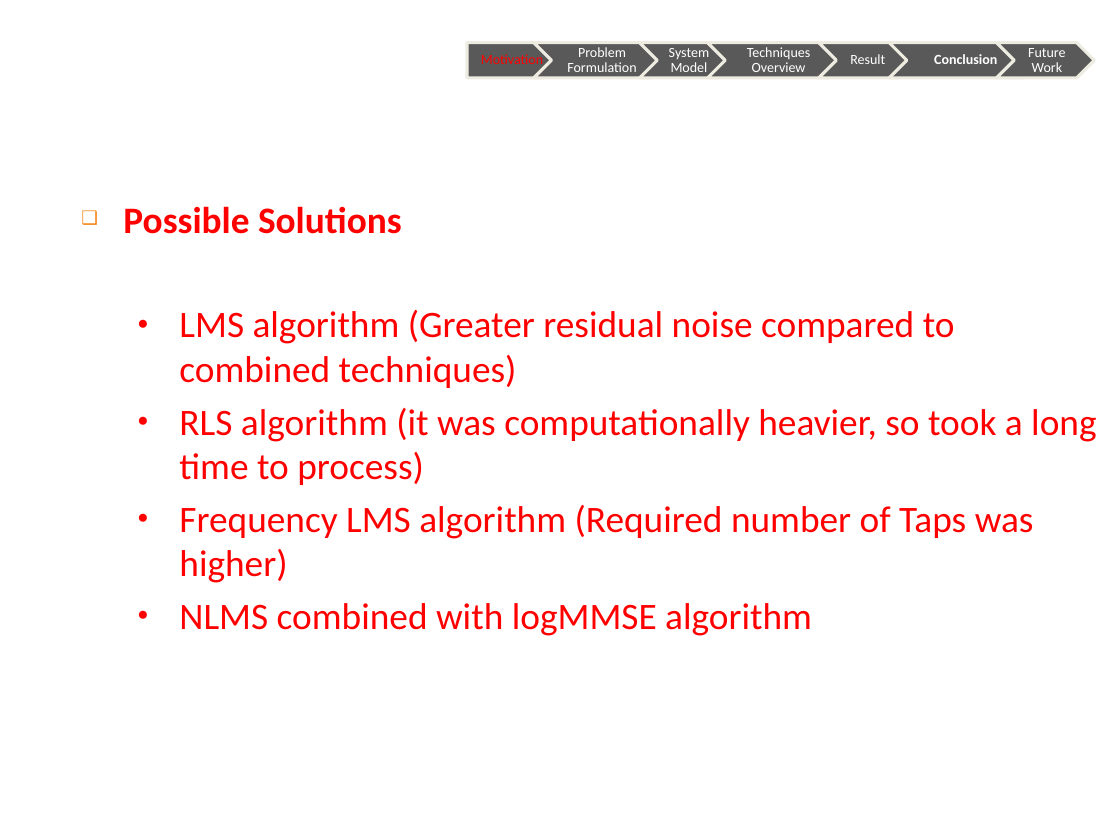
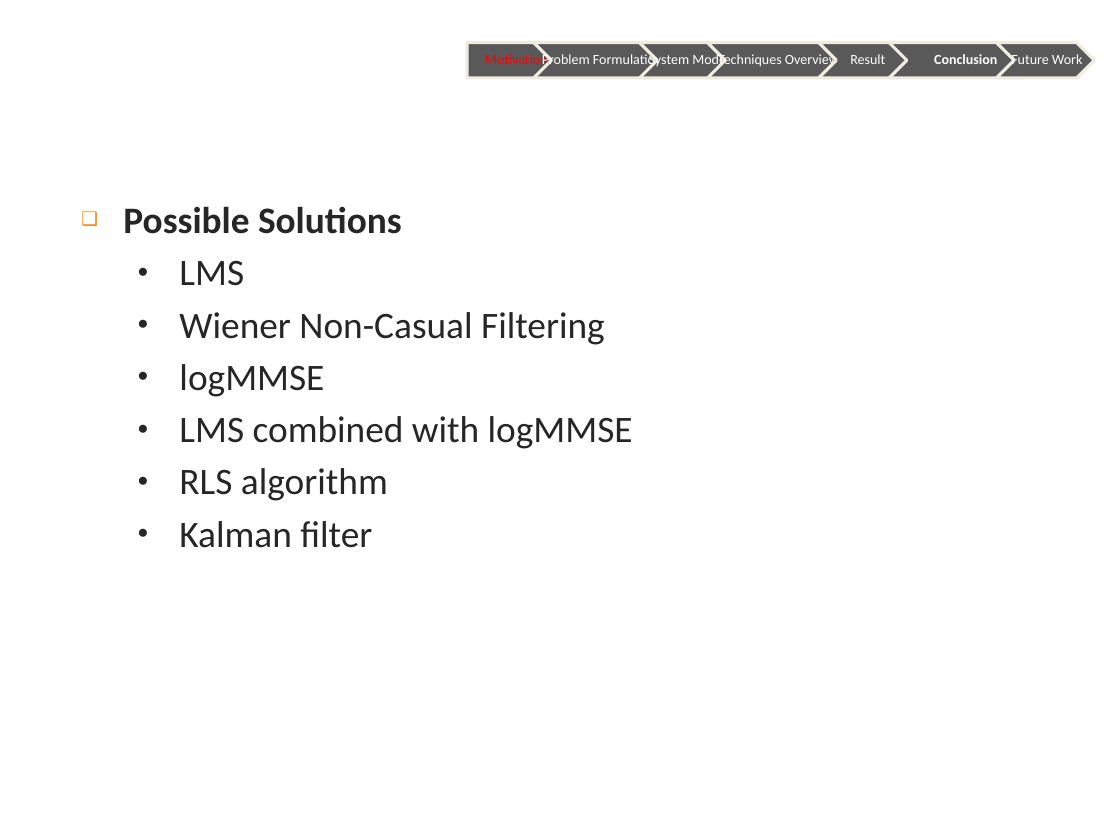
Before and after one commit to pzett/eq2440_2015, a slide deck: slide 3 of Draft_Final_Presentation.pptx. Drawn at 1120x840 pixels with LibreOffice and Linux fonts; fonts in the diff are those of the drawing; background and template pictures are left out. Boxes give left, top, right and bottom in pixels: in the first picture for what was removed or moved away, otherwise in the second. Text is boxed around its words. In the diff, an @@ line names an element or a change of style, - is before the commit and + after.

Commit message:
Updated

```diff
--- a/Draft_Final_Presentation.pptx
+++ b/Draft_Final_Presentation.pptx
@@ text "Motivation" rewrapped from (481,52,543,68) to (467,43,561,77) @@
@@ text "Problem Formulation" rewrapped from (567,47,636,72) to (593,52,662,68) @@
@@ text "System Model" rewrapped from (669,45,709,72) to (649,52,729,68) @@
@@ text "Techniques Overview" rewrapped from (747,47,811,72) to (718,52,839,68) @@
@@ text "Future Work" rewrapped from (1028,48,1066,72) to (1011,54,1083,65) @@
@@ text at (123,206,402,234): text colour #FF0000 to #262626 in "Possible Solutions" @@
@@ text at (179,260,633,548): text changed; text colour #FF0000 to #262626 @@
-  ● LMS algorithm (Greater residual noise compared to combined techniques)
-  ● RLS algorithm (it was computationally heavier, so took a long time to process)
-  ● Frequency LMS algorithm (Required number of Taps was higher)
-  ● NLMS combined with logMMSE algorithm
+  ● LMS
+  ● Wiener Non-Casual Filtering
+  ● logMMSE
+  ● LMS combined with logMMSE
+  ● RLS algorithm
+  ● Kalman filter
```
Also in this commit, not shown: 10 other slides changed, 2 slides added.
